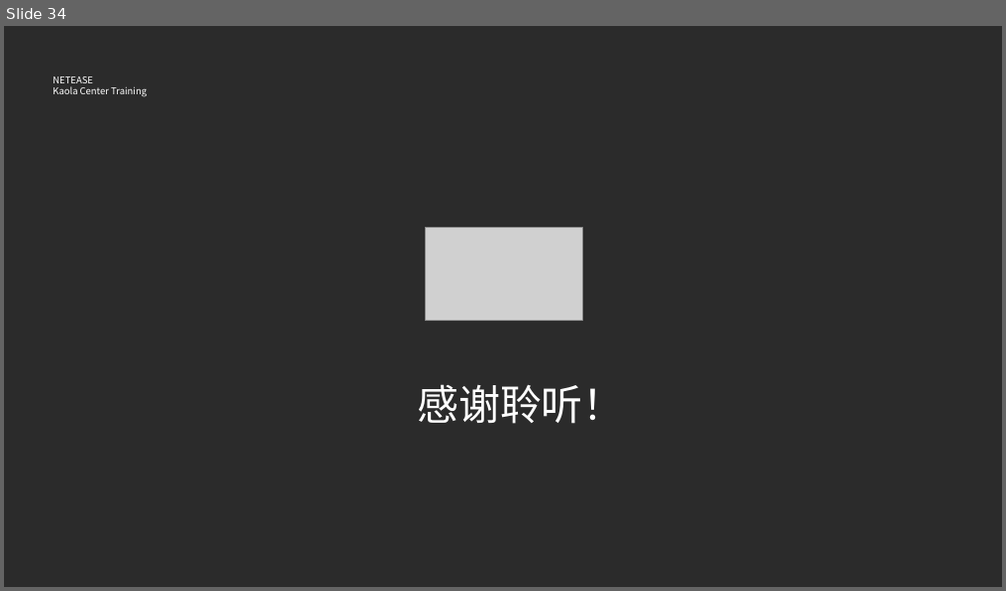
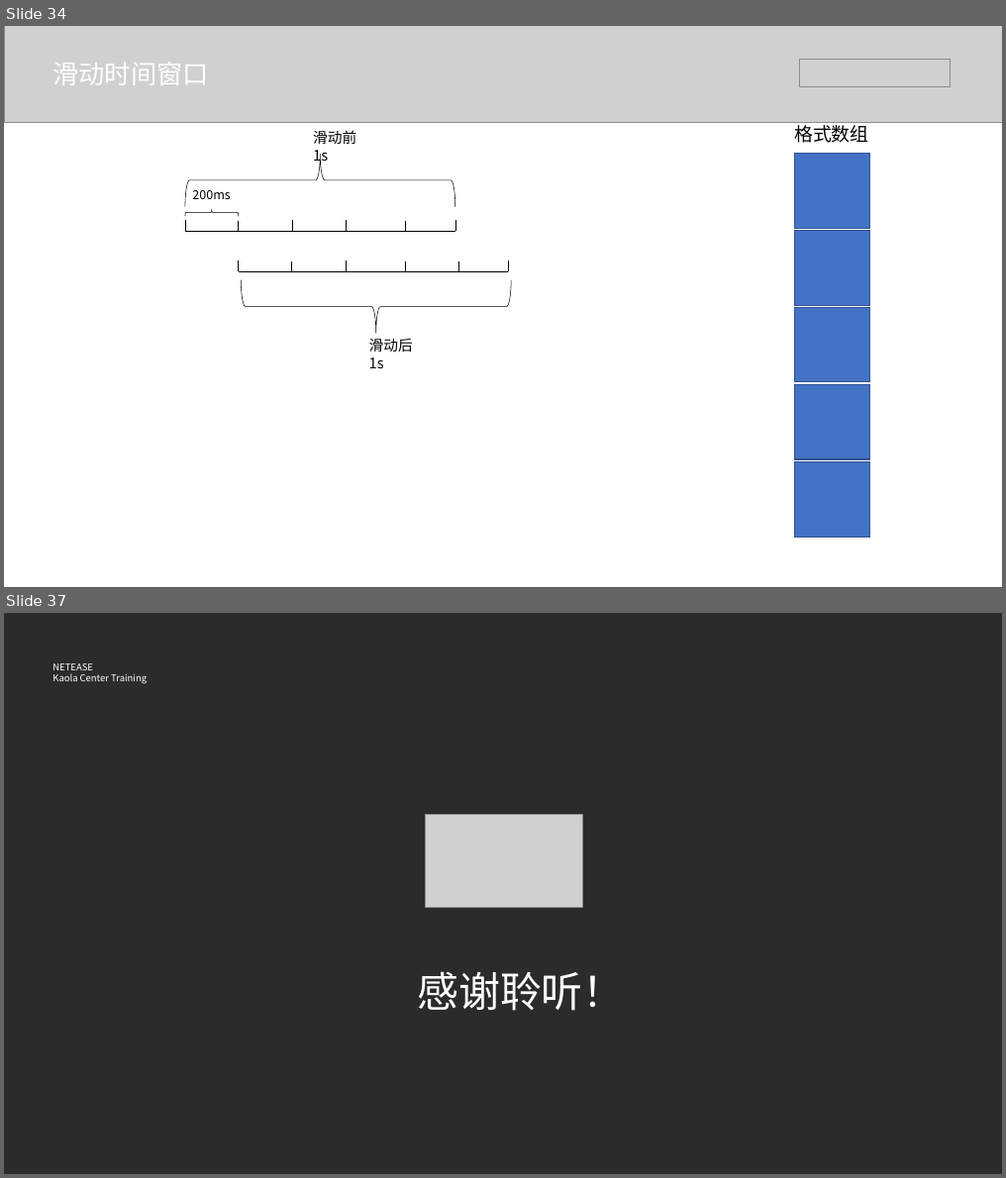
Before and after one commit to BraveMing/transfer-station, a slide deck: Sentinel基本原理.pptx. Shown one above the other, each under a label of ours: slide 34 before the commit, slides 34 and 37 after it; the slides between them are not shown. The pictures are 1006x591 and 1006x1178 pixels, drawn with LibreOffice and Linux fonts; fonts in the diff are those of the drawing; grey boxes stand for pictures; background and template pictures are left out; a plain dark background stands for a picture behind light text. Boxes give left, top, right and bottom in pixels: in the first picture for what was removed or moved away, otherwise in the second. Text is boxed around its words. In the diff, an @@ line names an element or a change of style, - is before the commit and + after.

```diff
--- a/Sentinel基本原理.pptx
+++ b/Sentinel基本原理.pptx
@@ slide 34 added at [4,26,1002,587], background #FFFFFF @@
@@ picture added at [4,26,1002,123] @@
@@ text added at [53,62,208,85], 25 pt, text #FFFFFF @@
+滑动时间窗口
@@ picture added at [800,60,950,87] @@
@@ text added at [313,130,356,166], 14 pt, text #000000 @@
+滑动前1s
@@ text added at [794,121,869,143], 18 pt, text #000000 @@
+格式数组
@@ left brace added at [185,154,455,207], outline #000000 0.5 pt @@
@@ rectangle added at [795,154,870,229], fill #4472C4, outline #325491 1 pt @@
@@ rectangle added at [185,183,257,205], outline #FFFFFF 0.75 pt, 12 pt, text #000000 @@
+200ms
@@ line added from (185, 231) to (455, 231), #000000 0.5 pt @@
@@ line added from (185, 231) to (185, 220), #000000 0.5 pt @@
@@ left brace added at [185,209,238,216], outline #000000 0.5 pt @@
@@ line added from (239, 232) to (239, 221), #000000 0.5 pt @@
@@ line added from (293, 231) to (293, 220), #000000 0.5 pt @@
@@ line added from (347, 231) to (347, 220), #000000 0.5 pt @@
@@ line added from (405, 232) to (405, 221), #000000 0.5 pt @@
@@ line added from (455, 231) to (455, 220), #000000 0.5 pt @@
@@ rectangle added at [795,230,870,305], fill #4472C4, outline #325491 1 pt @@
@@ line added from (239, 272) to (239, 261), #000000 0.5 pt @@
@@ line added from (291, 273) to (291, 261), #000000 0.5 pt @@
@@ line added from (347, 272) to (347, 261), #000000 0.5 pt @@
@@ line added from (405, 273) to (405, 261), #000000 0.5 pt @@
@@ line added from (458, 273) to (458, 261), #000000 0.5 pt @@
@@ line added from (509, 272) to (509, 261), #000000 0.5 pt @@
@@ line added from (239, 272) to (509, 272), #000000 0.5 pt @@
@@ left brace added at [242,280,512,334], outline #000000 0.5 pt @@
@@ rectangle added at [795,307,870,382], fill #4472C4, outline #325491 1 pt @@
@@ text added at [369,339,413,369], 14 pt, text #000000 @@
+滑动后1s
@@ rectangle added at [795,384,870,460], fill #4472C4, outline #325491 1 pt @@
@@ rectangle added at [795,463,870,537], fill #4472C4, outline #325491 1 pt @@
@@ what was slide 34 is now slide 37 @@
```
Also in this commit, not shown: 2 other slides added.
